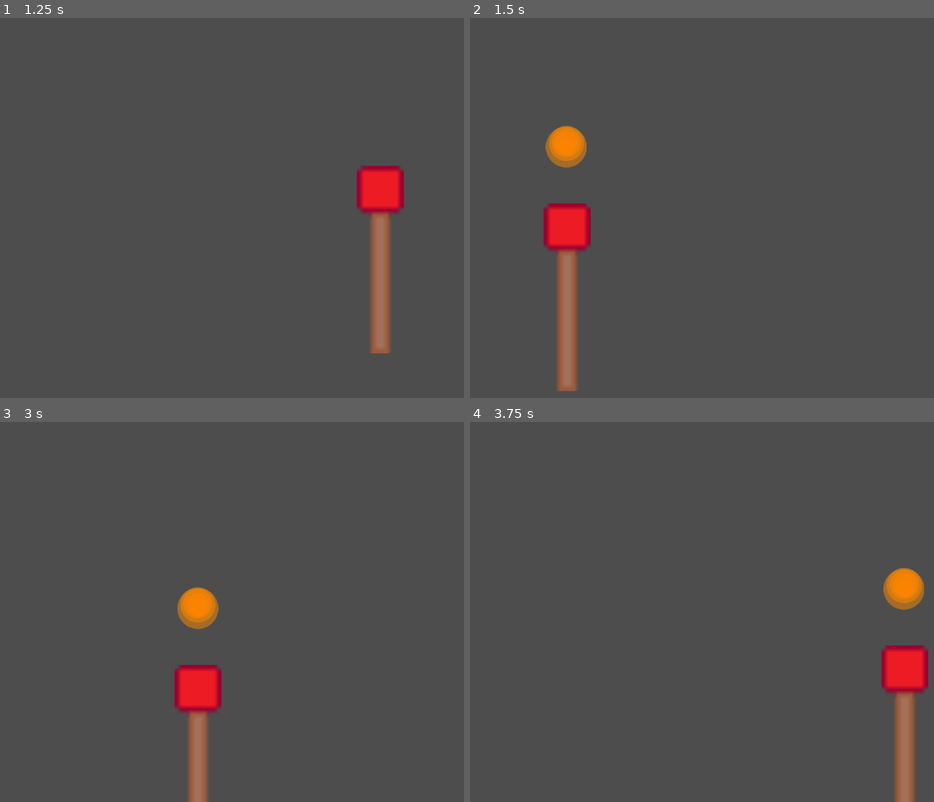
Above: before the commit, frames 1-4 (two rows, left to right).
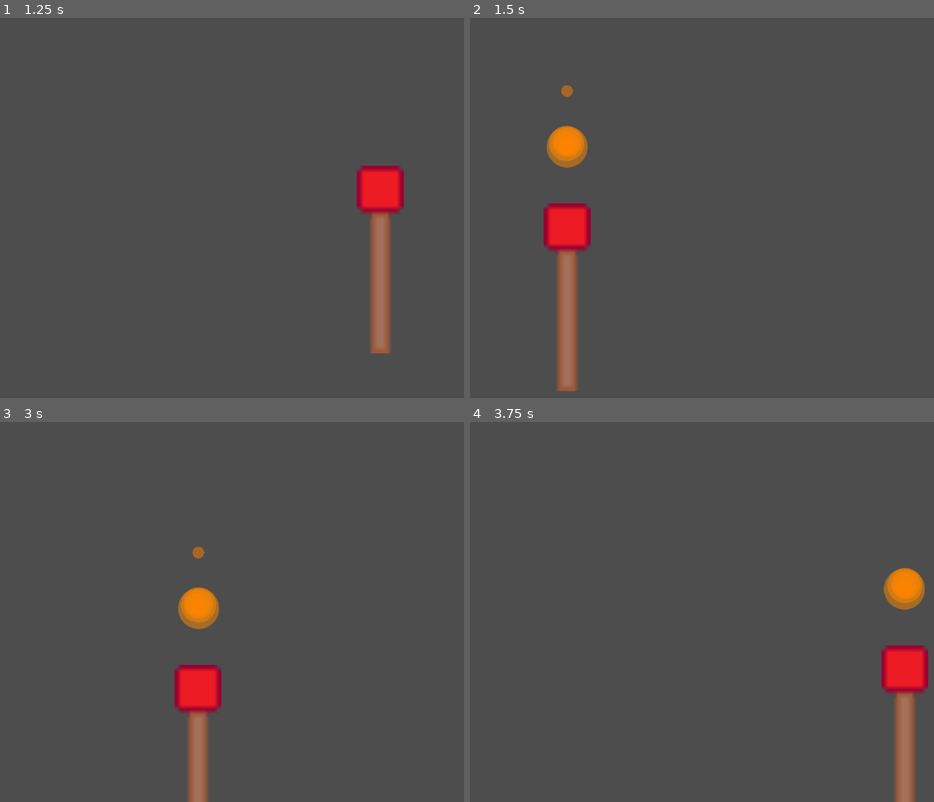
Above: after the commit, the same moments.

Repository: PixelWolf8976/FireThing
Game: Godot game, scene res://node_2d.tscn
The game is run twice, just before and just after one commit, with the same random seed, the same clock (stepped at 60 frames per second) and the same inputs.
Inputs (mouse positions are in pixels of both pictures, inside the frame that each line leads up to):
- Up to frame 1 (1.25 s): tap Enter at 0.5 s; move the mouse to (380, 189) at 0.52 s; click (380, 189) at 0.6 s
- Up to frame 2 (1.5 s): tap Space at 1.25 s; move the mouse to (567, 227) at 1.27 s; click (567, 227) at 1.35 s
- Up to frame 3 (3 s): tap Enter at 2 s; move the mouse to (301, 528) at 2.02 s; click (301, 528) at 2.1 s; tap Space at 2.75 s; move the mouse to (199, 688) at 2.77 s; click (199, 688) at 2.85 s
- Up to frame 4 (3.75 s): tap Enter at 3.5 s; move the mouse to (906, 669) at 3.52 s; click (906, 669) at 3.6 s

Frame 1 is identical in both runs. In frame 2, 0.1% of the frame differs, in the area x 16-26%, y 17-40%; in frame 3, 0.1%, in the area x 38-48%, y 32-55%; in frame 4, less than 0.1%.

Commit message:
Added exports (browser crashes)

Diff:
--- a/project.godot
+++ b/project.godot
@@ -21,5 +21,6 @@
 "Light fire"={
 "deadzone": 0.5,
 "events": [Object(InputEventMouseButton,"resource_local_to_scene":false,"resource_name":"","device":-1,"window_id":0,"a …(257 unchanged characters)…
+, Object(InputEventKey,"resource_local_to_scene":false,"resource_name":"","device":-1,"window_id":0,"alt_pressed":false,"shift_pressed":false,"ctrl_pressed":false,"meta_pressed":false,"pressed":false,"keycode":0,"physical_keycode":32,"key_label":0,"unicode":32,"location":0,"echo":false,"script":null)
 ]
 }
Not shown, added: export_presets.cfg
